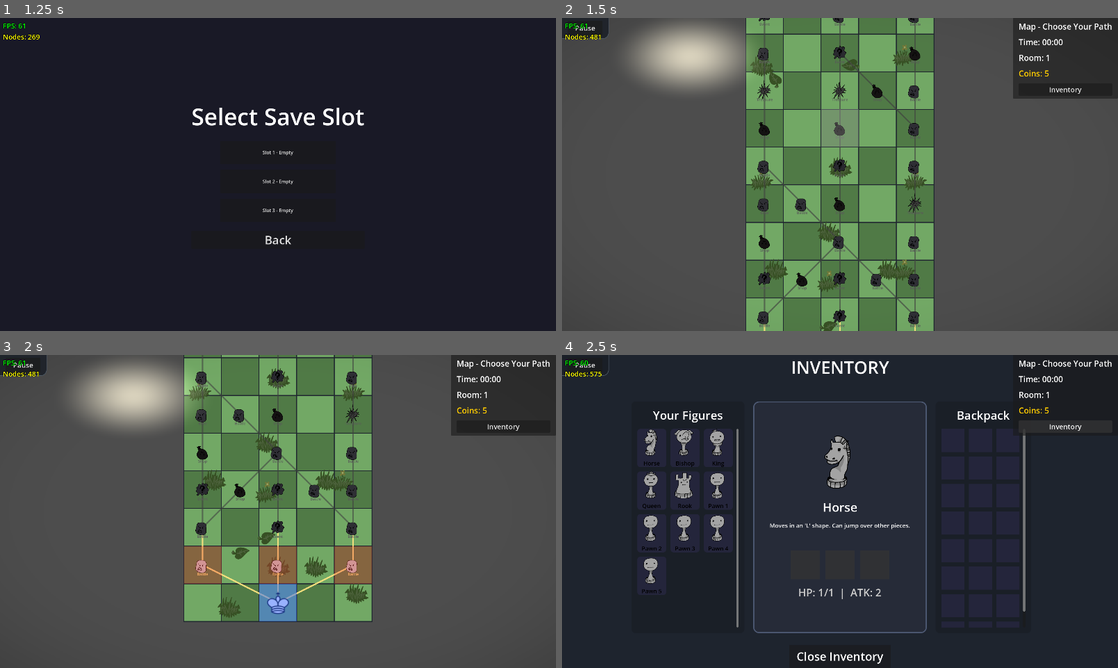
Above: before the commit, frames 1-4 (two rows, left to right).
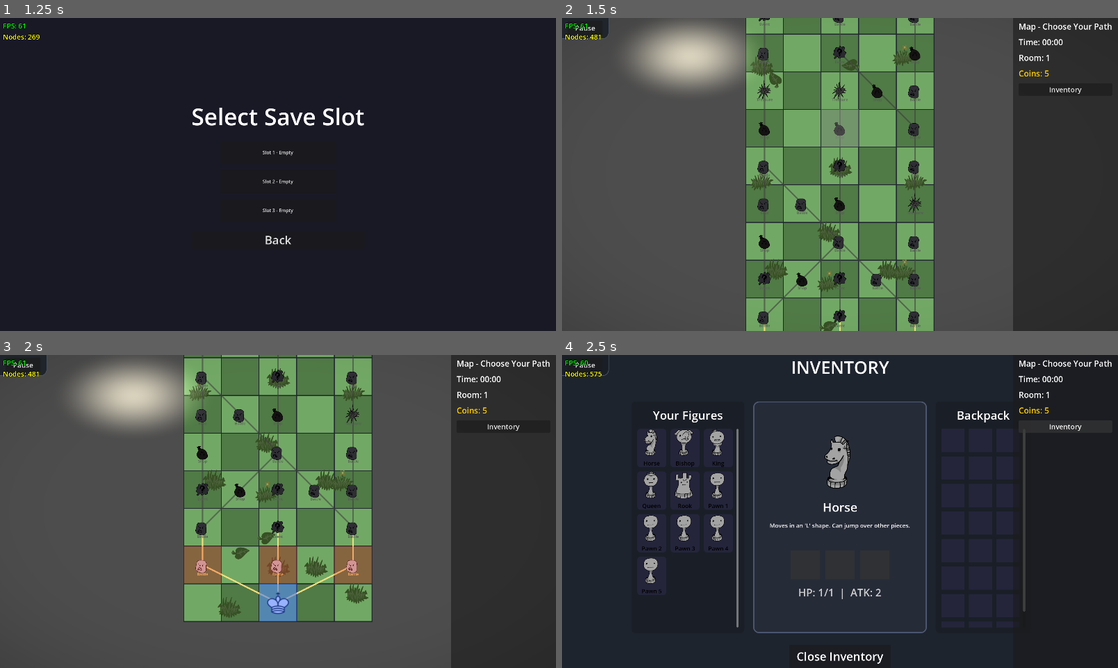
Above: after the commit, the same moments.

Repository: VAXVORTEX/Chessodd
Game: Godot game, scene res://Main.tscn
Same seed, same stepped clock (60 frames per second), same inputs: the game is played once before the commit and once after it.
Inputs:
- Up to frame 1 (1.25 s): click "Play" at 0.5 s
- Up to frame 2 (1.5 s): click "Slot 1 - Empty" at 1.25 s
- Up to frame 3 (2 s): no input
- Up to frame 4 (2.5 s): click "Inventory" at 2 s

Frame 1 is identical in both runs. In frame 2, 14% of the frame differs, in the area x 81-100%, y 25-100%; in frame 3, 14%; in frame 4, 0.3%.

Commit message:
fix: stretch_mode for graveyard icons, graveyard overlap modulate effect, graveyard piece click info, right hud height, pause menu z_index

Diff:
--- a/Main.gd
+++ b/Main.gd
@@ -664,26 +664,25 @@
 			tex_rect.texture = preload("res://images/pawn.png")
 		tex_rect.custom_minimum_size = Vector2(64, 64)
 		tex_rect.expand_mode = TextureRect.EXPAND_IGNORE_SIZE
+		tex_rect.stretch_mode = TextureRect.STRETCH_KEEP_ASPECT_CENTERED
 		tex_rect.mouse_filter = Control.MOUSE_FILTER_STOP
-
-		var hl = ColorRect.new()
-		hl.color = Color(0.2, 0.5, 1.0, 0.4)
-		hl.set_anchors_and_offsets_preset(Control.PRESET_FULL_RECT)
-		hl.hide()
-		tex_rect.add_child(hl)
 
 		tex_rect.pivot_offset = Vector2(32, 32)
 		tex_rect.mouse_entered.connect(func():
-			hl.show()
+			tex_rect.modulate = Color(1.2, 1.2, 1.2, 1.0)
 			tex_rect.z_index = 10
 			var tween = create_tween()
 			tween.tween_property(tex_rect, "scale", Vector2(1.15, 1.15), 0.1)
 		)
 		tex_rect.mouse_exited.connect(func():
-			hl.hide()
+			tex_rect.modulate = Color.WHITE
 			tex_rect.z_index = 0
 			var tween = create_tween()
 			tween.tween_property(tex_rect, "scale", Vector2(1.0, 1.0), 0.1)
+		)
+		tex_rect.gui_input.connect(func(event):
+			if event is InputEventMouseButton and event.pressed and event.button_index == MOUSE_BUTTON_LEFT:
+				show_dead_piece_info(dead)
 		)
 		container.add_child(tex_rect)
 
@@ -2114,6 +2113,58 @@
 
 	if not moved:
 		start_player_turn()
+
+func show_dead_piece_info(dead):
+	info_panel.set_meta("viewed_piece", dead)
+	info_panel.show()
+	info_item_slots.show()
+
+	if info_statuses:
+		for c in info_statuses.get_children():
+			c.queue_free()
+
+	var title = dead.get("name", "Unknown")
+	var desc = ""
+	var max_hp = dead.get("max_hp", 0)
+
+	var data = PieceData.registry.get(dead.type)
+	if data:
+		desc = data.get("desc", "")
+
+	info_name.text = title
+	info_stats.modulate.a = 1
+	info_item_slots.modulate.a = 1
+
+	info_stats.text = "HP: 0/%d\nATK: 0" % [max_hp]
+	if dead.is_player:
+		info_stats.set("theme_override_colors/font_color", Color(0.4, 0.8, 1.0))
+	else:
+		info_stats.set("theme_override_colors/font_color", Color(1.0, 0.4, 0.4))
+
+	info_desc.text = desc
+
+	if dead.has("tex"):
+		if typeof(dead.tex) == TYPE_OBJECT:
+			info_tex.texture = dead.tex
+		elif typeof(dead.tex) == TYPE_STRING and ResourceLoader.exists(dead.tex):
+			info_tex.texture = load(dead.tex)
+		else:
+			info_tex.texture = PieceData.get_piece_texture(dead.type, dead.is_player)
+	else:
+		info_tex.texture = PieceData.get_piece_texture(dead.type, dead.is_player)
+
+	var ts = info_tex.texture.get_size() if info_tex.texture else Vector2(1,1)
+	if ts.x > 0 and ts.y > 0:
+		var sf = min((CELL_SIZE_V.x * 0.9) / ts.x, (CELL_SIZE_V.y * 0.9) / ts.y)
+		info_tex.scale = Vector2(sf, sf)
+
+	for i in range(3):
+		if i < info_item_slots.get_child_count():
+			var slot = info_item_slots.get_child(i)
+			if dead.has("artifacts") and i < dead.artifacts.size():
+				slot.texture = load("res://images/items/%s.png" % dead.artifacts[i])
+			else:
+				slot.texture = null
 
 func update_info_panel(g_pos):
 	var found = null
--- a/scripts/UIBuilder.gd
+++ b/scripts/UIBuilder.gd
@@ -196,7 +196,7 @@
 	right_style.border_width_left = 2
 	right_style.border_width_bottom = 2
 	right_style.border_color = Color(0.3, 0.35, 0.4)
-	right_hud_panel.set_anchors_preset(Control.PRESET_TOP_RIGHT)
+	right_hud_panel.set_anchors_preset(Control.PRESET_RIGHT_WIDE)
 	right_hud_panel.grow_horizontal = Control.GROW_DIRECTION_BEGIN
 	right_hud_panel.custom_minimum_size = Vector2(350, 0)
 	right_hud_panel.z_index = 250
@@ -276,7 +276,7 @@
 	main.pause_panel = ColorRect.new()
 	main.pause_panel.color = Color(0, 0, 0, 0.8)
 	main.pause_panel.set_anchors_and_offsets_preset(Control.PRESET_FULL_RECT)
-	main.pause_panel.z_index = 350
+	main.pause_panel.z_index = 1000
 	main.pause_panel.hide()
 	main.pause_panel.process_mode = Node.PROCESS_MODE_ALWAYS
 	main.ui_layer.add_child(main.pause_panel)
@@ -730,7 +730,8 @@
 	g_style.border_width_left = 4
 	g_style.border_color = Color(0.3, 0.35, 0.4)
 	main.graveyard_panel.add_theme_stylebox_override("panel", g_style)
-	main.graveyard_panel.custom_minimum_size = Vector2(0, 400)
+	main.graveyard_panel.custom_minimum_size = Vector2(0, 0)
+	main.graveyard_panel.size_flags_vertical = Control.SIZE_EXPAND_FILL
 	main.graveyard_panel.hide()
 	right_vbox.add_child(main.graveyard_panel)
 
